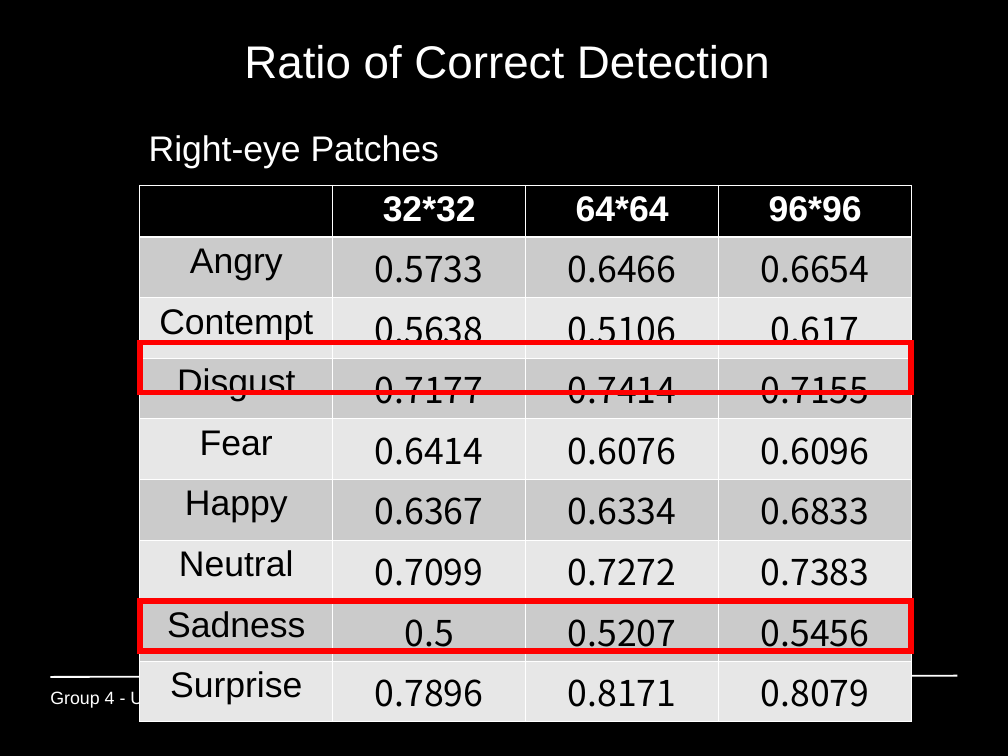
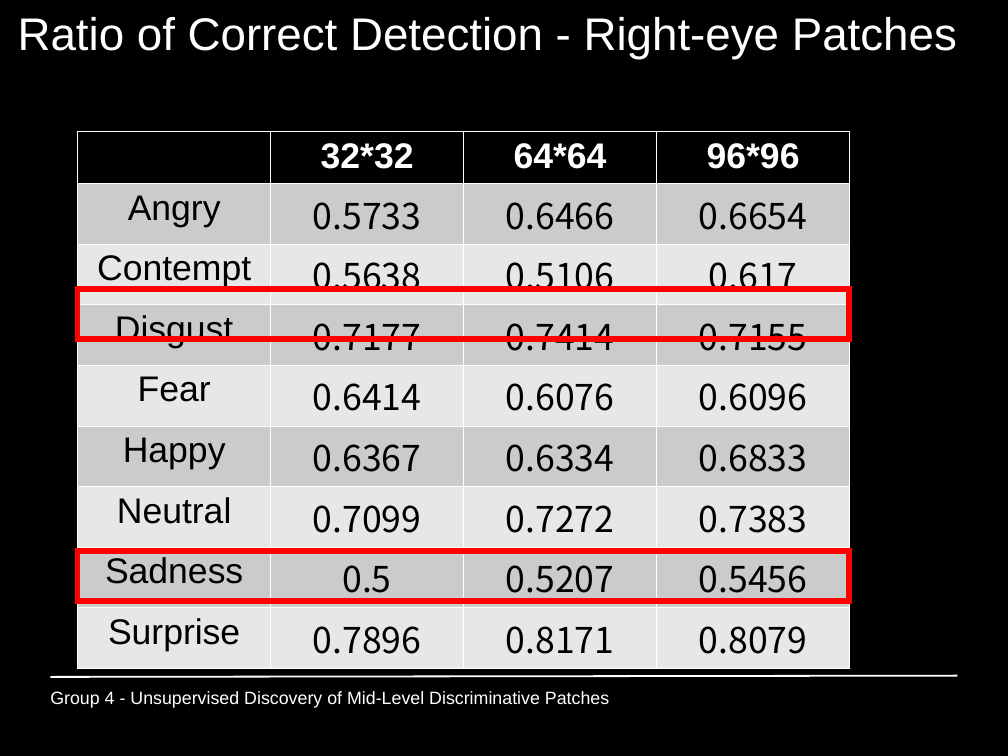
Before and after one commit to GiannisPapadopoulos/DiscriminativePatches, a slide deck: slide 25 of presentations/period3/MAI_Project1_Group4.ppt (slide 24 before the commit). Drawn at 1008x756 pixels with LibreOffice and Linux fonts; fonts in the diff are those of the drawing. Boxes give left, top, right and bottom in pixels: in the first picture for what was removed or moved away, otherwise in the second. Text is boxed around its words. In the diff, an @@ line names an element or a change of style, - is before the commit and + after.

```diff
--- a/presentations/period3/MAI_Project1_Group4.ppt
+++ b/presentations/period3/MAI_Project1_Group4.ppt
@@ title at <box>18,17,957,59</box>: text changed @@
-Ratio of Correct Detection
+Ratio of Correct Detection - Right-eye Patches
@@ table: place and size @@
-table at <box>140,185,912,711</box>
+table at <box>78,132,850,658</box>
@@ text removed at <box>149,135,439,168</box> @@
-Right-eye Patches
@@ rectangle: place and size @@
-rectangle at <box>140,342,912,392</box>
+rectangle at <box>78,289,850,339</box>
@@ rectangle: place and size @@
-rectangle at <box>140,601,912,651</box>
+rectangle at <box>78,552,850,602</box>
```
Also in this commit, not shown: 4 other slides changed, 1 slide added.
